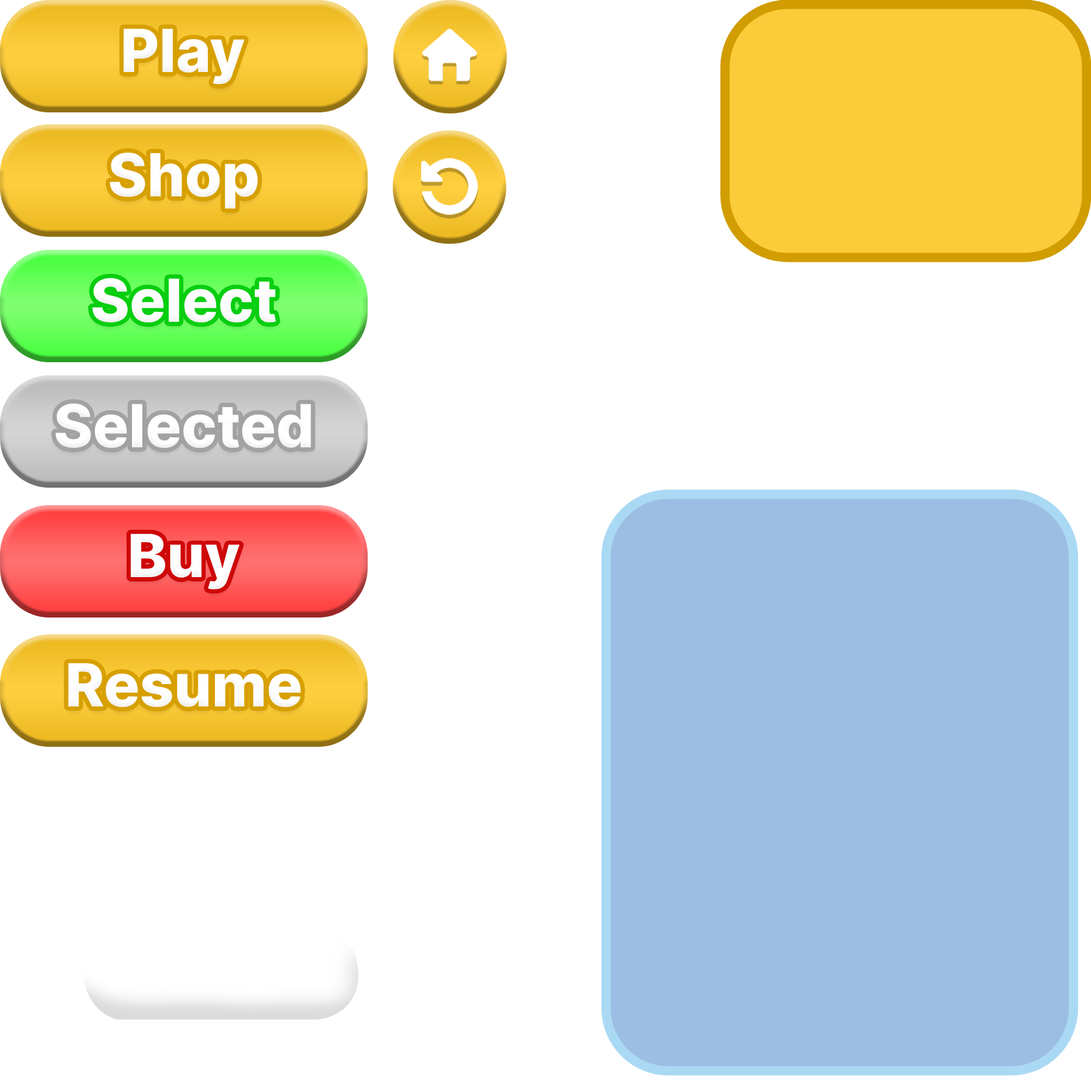
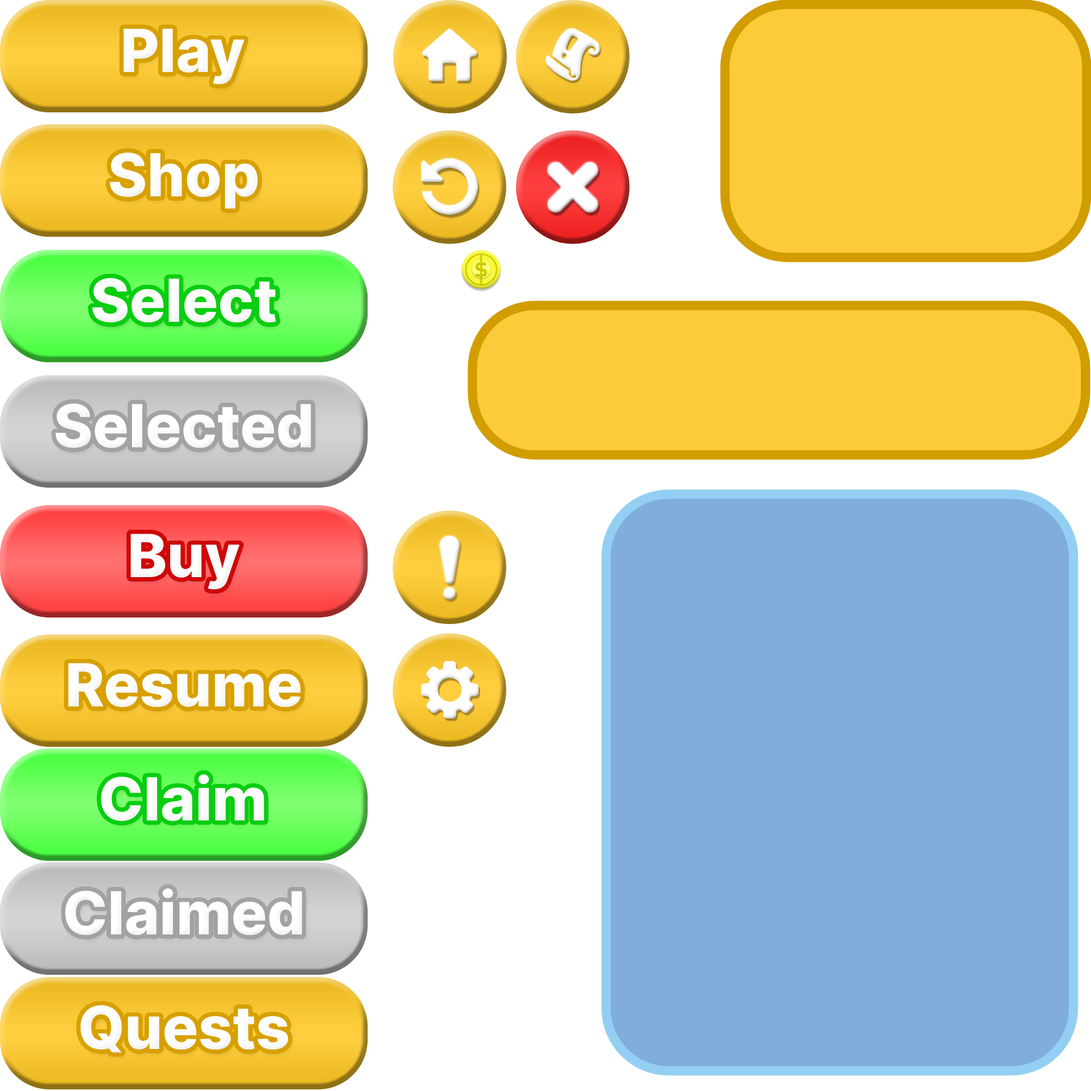
Layer changes from the first 1091 × 1091 image to the second:
removed layer "Layer 10" (was 14%) over <box>0,915,368,1090</box>
added layer "Layer 7" above "2360106-512" over <box>439,535,461,600</box>
added layer "2360106-512" above "Buy Button copy" over <box>545,27,601,82</box>
added layer "Layer 6" in group "Buy Button copy" over <box>546,160,600,214</box>
added layer "Claimed" in group "Selected Button" over <box>64,888,303,936</box>
added layer "Claim" in group "Select Button" over <box>100,774,265,822</box>
added layer "Select copy" in group "Select Button" over <box>92,277,277,323</box>
added layer "Quests" in group "Shop Button" over <box>80,1005,289,1054</box>
added layer "Shop copy 2" in group "Shop Button" over <box>109,154,259,210</box>
added layer "Shop copy" in group "Shop Button" over <box>109,154,259,210</box>
added layer "3524659" above "Shape 2 copy 18" over <box>421,661,479,719</box>
added group "Folder 1" with 2 layers over <box>460,249,503,292</box>
added layer "New Project (5)" in group "Folder 1" over <box>460,249,503,292</box>
